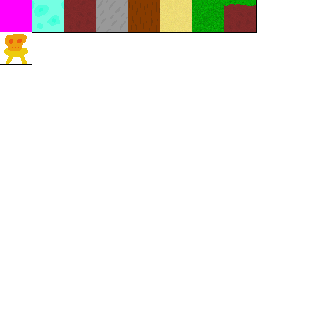
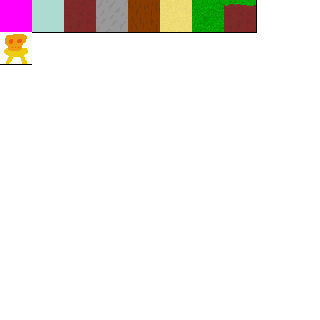
Layers edited between the first and the second 320 × 320 image:
renamed "Pozadí" to "Alfa", painted on it, masked it over 32, 0, 64, 32
